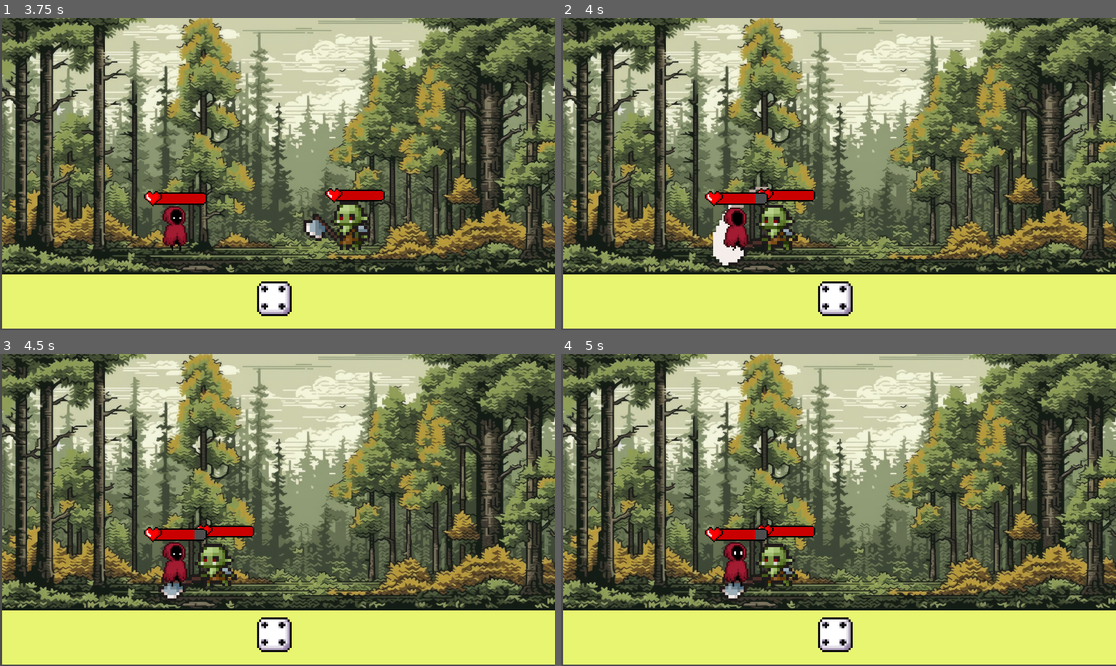
Above: before the commit, frames 1-4 (two rows, left to right).
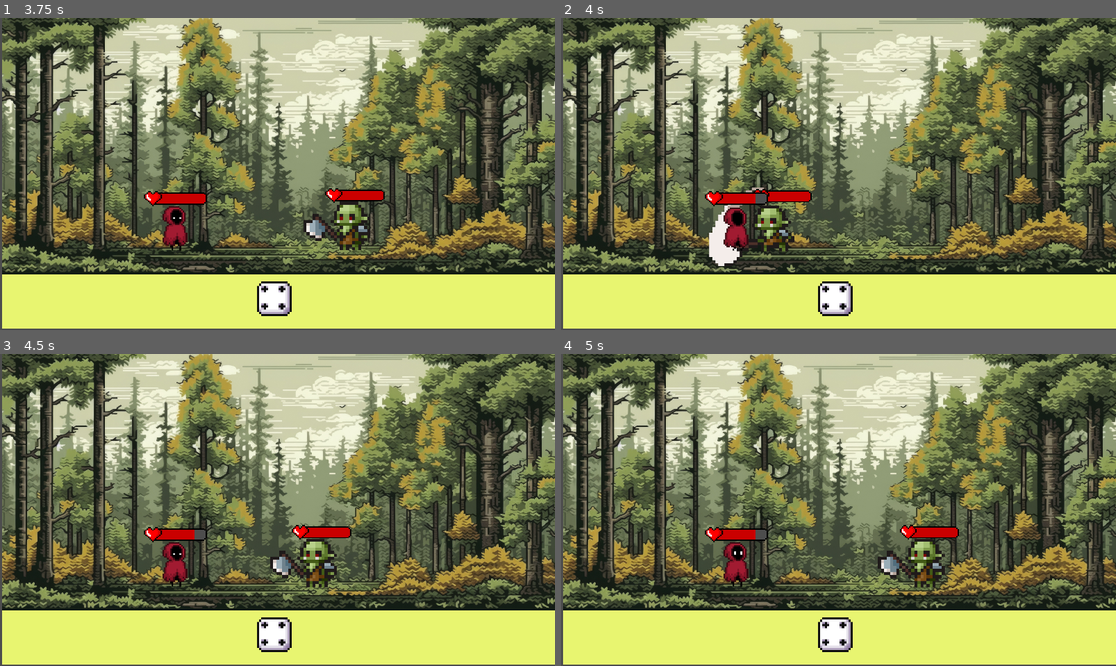
Above: after the commit, the same moments.

Repository: Bixie5/roll-play
Game: Godot game, scene res://fight.tscn
The game is run twice, just before and just after one commit, with the same random seed, the same clock (stepped at 60 frames per second) and the same inputs. This scene is started directly instead of the project's main scene.
Inputs:
- Up to frame 1 (3.75 s): tap Enter (ui_accept) at 0.5, 0.77, 1.52, 3.02 s; hold Right (ui_right) 0.53-2.03 s; tap F (dice roll) at 0.6, 2.1, 3.6 s; tap E (interact) at 1.35, 2.85 s; hold Left (ui_left) 2.03-2.78 s; hold Right (ui_right) from 2.78 s (still down)
- Up to frame 2 (4 s): keep holding Right (ui_right); tap Enter (ui_accept) at 3.77 s
- Up to frame 3 (4.5 s): release Right (ui_right) at 4.28 s; hold Left (ui_left) from 4.28 s (still down); tap E (interact) at 4.35 s
- Up to frame 4 (5 s): keep holding Left (ui_left); tap Enter (ui_accept) at 4.52 s

Frame 1 is identical in both runs. In frame 2, 1.1% of the frame differs, in the area x 26-46%, y 54-80%; in frame 3, 2.7%, in the area x 28-64%, y 54-80%; in frame 4, 2.6%.

Commit message:
feat: made animation

Diff:
--- a/character1.tscn
+++ b/character1.tscn
@@ -1,6 +1,26 @@
-[gd_scene load_steps=28 format=3 uid="uid://bt0xl43v0iuhh"]
+[gd_scene load_steps=33 format=3 uid="uid://bt0xl43v0iuhh"]
 
 [ext_resource type="Texture2D" uid="uid://baelx4ywo7u2s" path="res://assets/Character/AnimationSheet_Character.png" id="1_42vaw"]
+
+[sub_resource type="AtlasTexture" id="AtlasTexture_kakiy"]
+atlas = ExtResource("1_42vaw")
+region = Rect2(96, 256, 32, 32)
+
+[sub_resource type="AtlasTexture" id="AtlasTexture_b3s8u"]
+atlas = ExtResource("1_42vaw")
+region = Rect2(128, 256, 32, 32)
+
+[sub_resource type="AtlasTexture" id="AtlasTexture_1ihm2"]
+atlas = ExtResource("1_42vaw")
+region = Rect2(160, 256, 32, 32)
+
+[sub_resource type="AtlasTexture" id="AtlasTexture_1a1t1"]
+atlas = ExtResource("1_42vaw")
+region = Rect2(192, 256, 32, 32)
+
+[sub_resource type="AtlasTexture" id="AtlasTexture_8wp35"]
+atlas = ExtResource("1_42vaw")
+region = Rect2(224, 256, 32, 32)
 
 [sub_resource type="AtlasTexture" id="AtlasTexture_fmdlr"]
 atlas = ExtResource("1_42vaw")
@@ -100,6 +120,26 @@
 
 [sub_resource type="SpriteFrames" id="SpriteFrames_u6jkn"]
 animations = [{
+"frames": [{
+"duration": 1.0,
+"texture": SubResource("AtlasTexture_kakiy")
+}, {
+"duration": 1.0,
+"texture": SubResource("AtlasTexture_b3s8u")
+}, {
+"duration": 1.0,
+"texture": SubResource("AtlasTexture_1ihm2")
+}, {
+"duration": 1.0,
+"texture": SubResource("AtlasTexture_1a1t1")
+}, {
+"duration": 1.0,
+"texture": SubResource("AtlasTexture_8wp35")
+}],
+"loop": false,
+"name": &"attack",
+"speed": 12.0
+}, {
 "frames": [{
 "duration": 1.0,
 "texture": SubResource("AtlasTexture_fmdlr")
@@ -210,8 +250,10 @@
 position = Vector2(0, -12.25)
 scale = Vector2(0.71875, 0.734375)
 sprite_frames = SubResource("SpriteFrames_u6jkn")
-animation = &"death"
+animation = &"attack"
 autoplay = "idle"
+frame = 4
+frame_progress = 1.0
 
 [node name="CollisionShape2D" type="CollisionShape2D" parent="."]
 position = Vector2(0, -10)
--- a/fight.gd
+++ b/fight.gd
@@ -1,6 +1,8 @@
 extends Node2D
 
 signal dice_rolled
+
+@onready var animation_player: AnimationPlayer = $AnimationPlayer
 
 @onready var villain: CharacterBody2D = $villain
 @onready var player: CharacterBody2D = $player
@@ -33,7 +35,18 @@
 	player_hp_bar.value = player_hp
 	enemy_hp_bar.value = enemy_hp
 
+	enemy_sprite.animation_finished.connect(_on_enemy_anim_finished)
+	player_sprite.animation_finished.connect(_on_player_anim_finished)
+
 	start_game()
+
+func _on_enemy_anim_finished():
+	if enemy_sprite.animation == "attack":
+		enemy_sprite.play("default")
+
+func _on_player_anim_finished():
+	if player_sprite.animation == "attack":
+		player_sprite.play("idle")
 
 func _input(event: InputEvent) -> void:
 	if Input.is_action_just_pressed("dice roll"):
@@ -78,8 +91,8 @@
 	if player_attack_value != enemy_attack_value:
 		weaker_attack = min(player_attack_value, enemy_attack_value)
 		if weaker_attack == player_attack_value:
-			villain.position.x -= 300
 			enemy_sprite.play("attack")
+			animation_player.play("villain_strike")
 
 			player_hp -= damage
 			player_hp_bar.value = player_hp
@@ -88,6 +101,9 @@
 		elif weaker_attack == enemy_attack_value:
 			enemy_hp -= damage
 			enemy_hp_bar.value = enemy_hp
+
+			player_sprite.play("attack")
+			animation_player.play("player_strike")
 
 			print("remaining life of enemy: ", enemy_hp)
 
--- a/fight.tscn
+++ b/fight.tscn
@@ -93,6 +93,9 @@
 }, {
 "duration": 1.0,
 "texture": SubResource("AtlasTexture_5morp")
+}, {
+"duration": 1.0,
+"texture": SubResource("AtlasTexture_8u5ua")
 }],
 "loop": false,
 "name": &"attack",
@@ -139,6 +142,70 @@
 "speed": 12.0
 }]
 
+[sub_resource type="Animation" id="Animation_1u4tr"]
+resource_name = "villain_strike"
+tracks/0/type = "value"
+tracks/0/imported = false
+tracks/0/enabled = true
+tracks/0/path = NodePath("villain:position")
+tracks/0/interp = 1
+tracks/0/loop_wrap = true
+tracks/0/keys = {
+"times": PackedFloat32Array(0.0666667, 0.2, 0.933333),
+"transitions": PackedFloat32Array(1, 1, 1),
+"update": 0,
+"values": [Vector2(-611, -359), Vector2(-920, -357), Vector2(-580, -357)]
+}
+
+[sub_resource type="Animation" id="Animation_hcub5"]
+length = 0.001
+tracks/0/type = "value"
+tracks/0/imported = false
+tracks/0/enabled = true
+tracks/0/path = NodePath("villain:position")
+tracks/0/interp = 1
+tracks/0/loop_wrap = true
+tracks/0/keys = {
+"times": PackedFloat32Array(0),
+"transitions": PackedFloat32Array(1),
+"update": 0,
+"values": [Vector2(-611, -359)]
+}
+tracks/1/type = "value"
+tracks/1/imported = false
+tracks/1/enabled = true
+tracks/1/path = NodePath("player:position")
+tracks/1/interp = 1
+tracks/1/loop_wrap = true
+tracks/1/keys = {
+"times": PackedFloat32Array(0),
+"transitions": PackedFloat32Array(1),
+"update": 0,
+"values": [Vector2(-747, -498)]
+}
+
+[sub_resource type="Animation" id="Animation_2ssja"]
+resource_name = "player_strike"
+tracks/0/type = "value"
+tracks/0/imported = false
+tracks/0/enabled = true
+tracks/0/path = NodePath("player:position")
+tracks/0/interp = 1
+tracks/0/loop_wrap = true
+tracks/0/keys = {
+"times": PackedFloat32Array(0, 0.133333, 1),
+"transitions": PackedFloat32Array(1, 1, 1),
+"update": 0,
+"values": [Vector2(-747, -498), Vector2(-454, -498), Vector2(-748, -498)]
+}
+
+[sub_resource type="AnimationLibrary" id="AnimationLibrary_2ssja"]
+_data = {
+&"RESET": SubResource("Animation_hcub5"),
+&"player_strike": SubResource("Animation_2ssja"),
+&"villain_strike": SubResource("Animation_1u4tr")
+}
+
 [node name="Node" type="Node2D"]
 position = Vector2(472, 757)
 script = ExtResource("1_34m47")
@@ -156,8 +223,6 @@
 sprite_frames = SubResource("SpriteFrames_1u4tr")
 animation = &"attack"
 autoplay = "default"
-frame = 5
-frame_progress = 1.0
 flip_h = true
 
 [node name="Healthbar2" parent="villain" instance=ExtResource("2_562p4")]
@@ -195,3 +260,8 @@
 offset_right = 138.0
 offset_bottom = -320.0
 color = Color(0.917647, 0.968627, 0.439216, 0.988235)
+
+[node name="AnimationPlayer" type="AnimationPlayer" parent="."]
+libraries = {
+&"": SubResource("AnimationLibrary_2ssja")
+}
Not shown: 1 places in fight.tscn that only renumber resources
